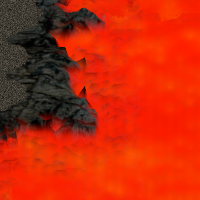
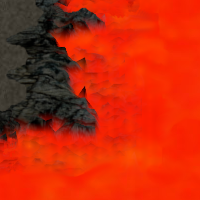
Layers edited between the first and the second 200px x 200px image:
painted on "Pasted Layer" over [0, 0, 200, 200]
painted on "New Layer" over [0, 0, 200, 200]
